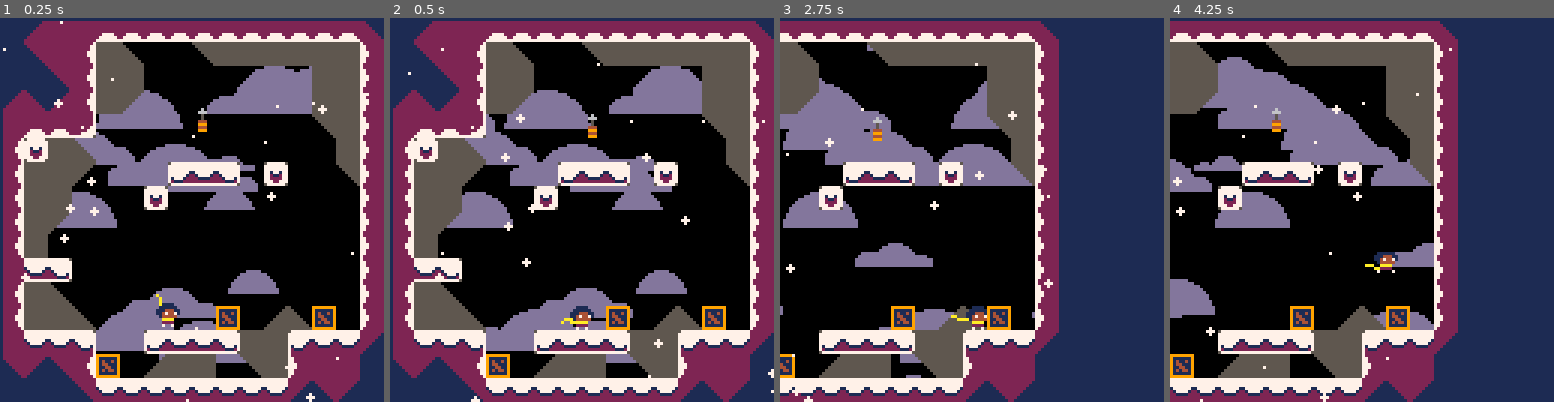
Above: before the commit, frames 1-4 (left to right).
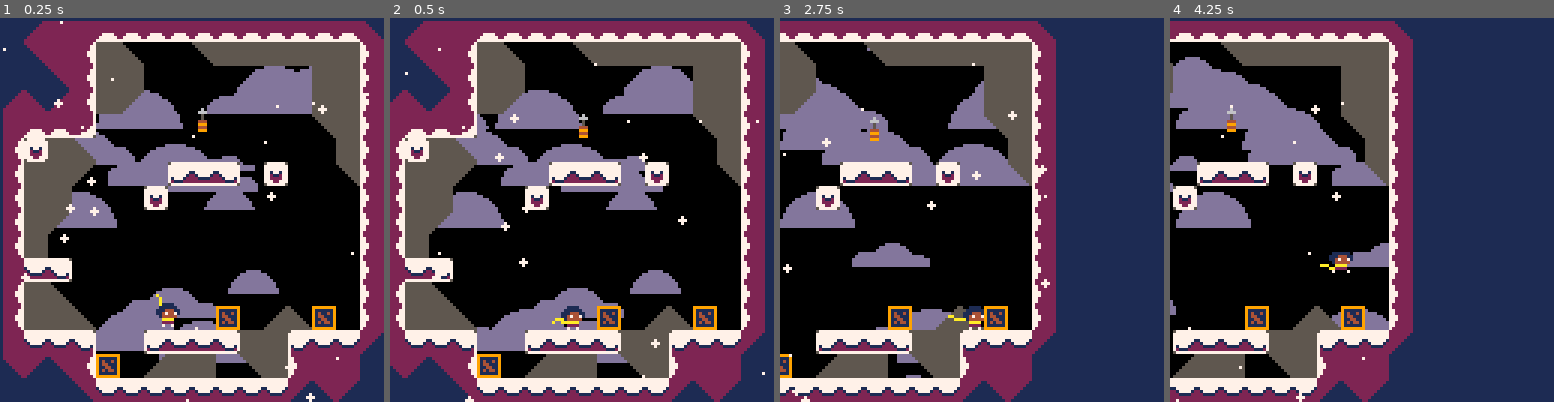
Above: after the commit, the same moments.

Repository: ExOK/Celeste2
Game: PICO-8 cartridge celeste2.p8
The game is run twice, just before and just after one commit, with the same random seed, the same clock (stepped at 60 frames per second) and the same inputs.
Inputs:
- Up to frame 1 (0.25 s): no input
- Up to frame 2 (0.5 s): tap X (X key) at 0.33 s
- Up to frame 3 (2.75 s): tap O (Z key) at 0.7, 1.7, 2.1, 2.5 s; tap X (X key) at 1.07, 1.85 s; hold Right 1.6-2.1 s; hold Up 2.15-2.42 s; hold Right from 2.47 s (still down)
- Up to frame 4 (4.25 s): tap O (Z key) every 0.4 s from 2.9 to 4.1 s; tap X (X key) at 2.97, 4.08 s; release Right at 3.03 s; hold Left 3.08-3.58 s; hold Down 3.63-3.97 s; hold Right from 4.02 s (still down)

Frame 1 is identical in both runs. In frame 2, 23% of the frame differs, in the area x 0-100%, y 0-100%; in frame 3, 6.4%; in frame 4, 40%, in the area x 0-75%, y 0-100%.

Commit message:
simplified camera code

Diff:
--- a/player.lua
+++ b/player.lua
@@ -97,7 +97,6 @@
 end
 
 player.update = function(self)
-	local lookat = self.x;
 	local on_ground = self:check_solid(0, 1)
 	if (on_ground) then
 		self.jump_grace = 4
@@ -156,6 +155,8 @@
 			self:start_grapple()
 		end
 
+		self.grapple_x = self.x
+
 	elseif (self.state == 1) then
 		-- throw grapple state
 
@@ -198,10 +199,6 @@
 
 	end
 
-	if (self.state == 1 or self.state == 2) then
-		lookat = (self.x + self.grapple_x) / 2
-	end
-
 	-- apply
 	self:move_x(self.speed_x)
 	self:move_y(self.speed_y)
@@ -218,7 +215,7 @@
 	end
 	self.spr = self.tile + self.frame
 
-	camera(max(0, min(128, lookat - 64)), 0)
+	camera(max(0, min(128, (self.x + self.grapple_x) / 2 - 64)), 0)
 end
 
 player.on_collide_x = function(self, moved, target)
